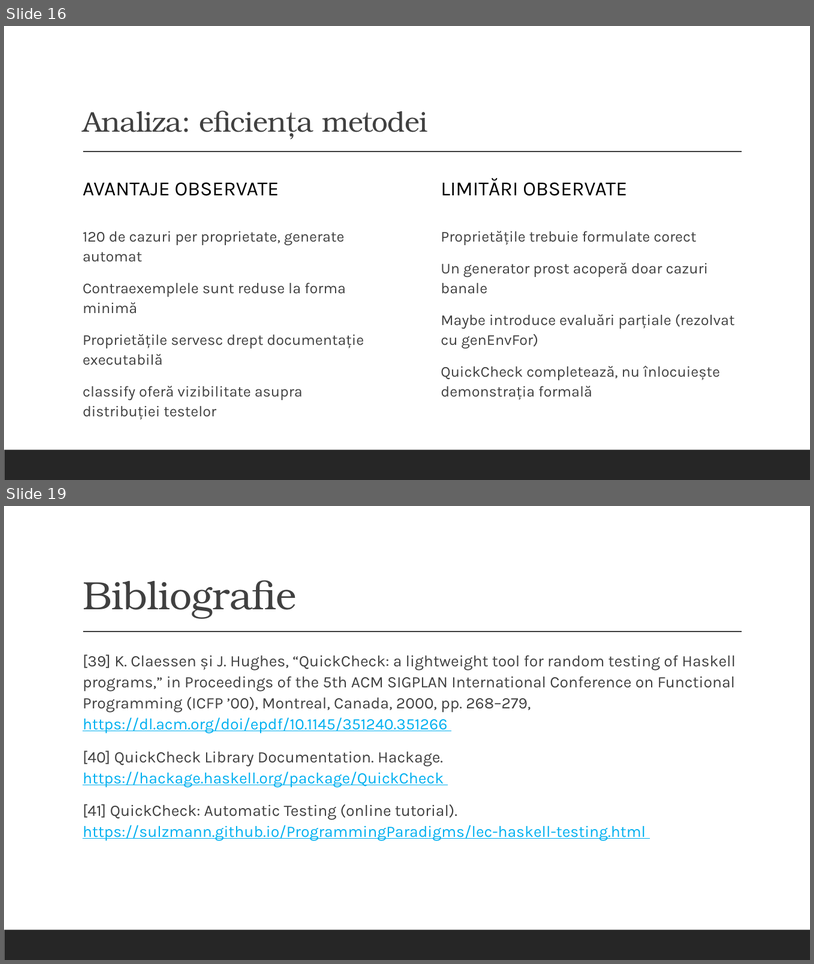
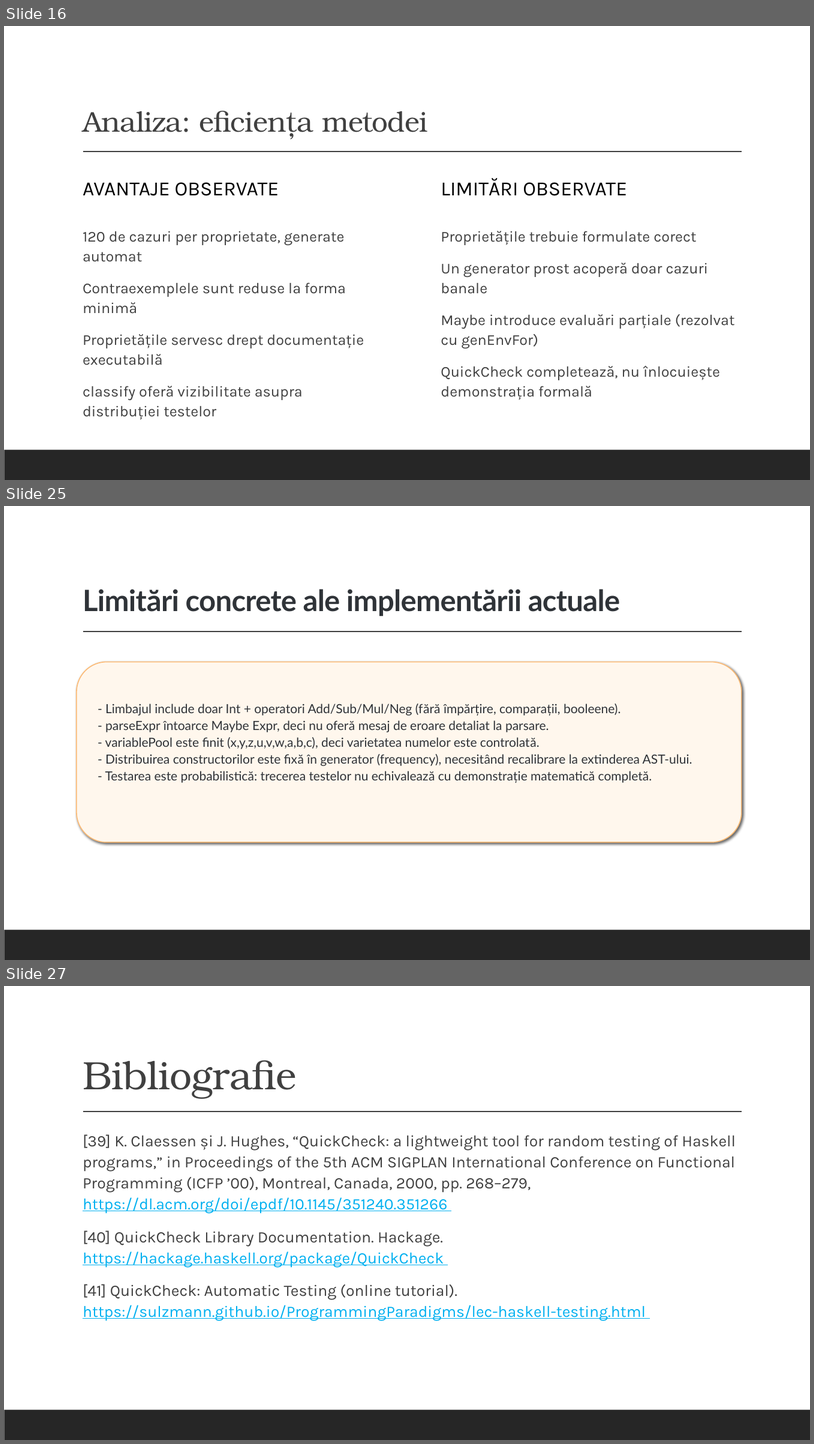
Before and after one commit to alexandrunite/MFIS_Project, a slide deck: Testarea property-based folosind QuickCheck.pptx. Shown one above the other, each under a label of ours: slides 16 and 19 before the commit, slides 16, 25 and 27 after it; the slides between them are not shown. The pictures are 814x964 and 814x1444 pixels, drawn with LibreOffice and Linux fonts; fonts in the diff are those of the drawing. Boxes give left, top, right and bottom in pixels: in the first picture for what was removed or moved away, otherwise in the second. Text is boxed around its words. In the diff, an @@ line names an element or a change of style, - is before the commit and + after.

```diff
--- a/Testarea property-based folosind QuickCheck.pptx
+++ b/Testarea property-based folosind QuickCheck.pptx
@@ slide 25 added at [4,506,810,960], background #FFFFFF; not listed: 2 template elements that a slide beside it also shows @@
@@ title added at [83,589,620,616], 35 pt, text #2F3338, bold @@
+Limitări concrete ale implementării actuale
@@ rounded rectangle added at [77,662,742,843], fill #FFF7ED, outline #FDBA74 1.1 pt @@
@@ text added at [105,703,693,783], 15 pt, text #2F3338 @@
+- Limbajul include doar Int + operatori Add/Sub/Mul/Neg (fără împărțire, comparații, booleene).
+- parseExpr întoarce Maybe Expr, deci nu oferă mesaj de eroare detaliat la parsare.
+- variablePool este finit (x,y,z,u,v,w,a,b,c), deci varietatea numelor este controlată.
+- Distribuirea constructorilor este fixă în generator (frequency), necesitând recalibrare la extinderea AST-ului.
+- Testarea este probabilistică: trecerea testelor nu echivalează cu demonstrație matematică completă.
@@ what was slide 19 is now slide 27 @@
```
Also in this commit, not shown: 2 slides changed, 7 other slides added, 1 other file.
